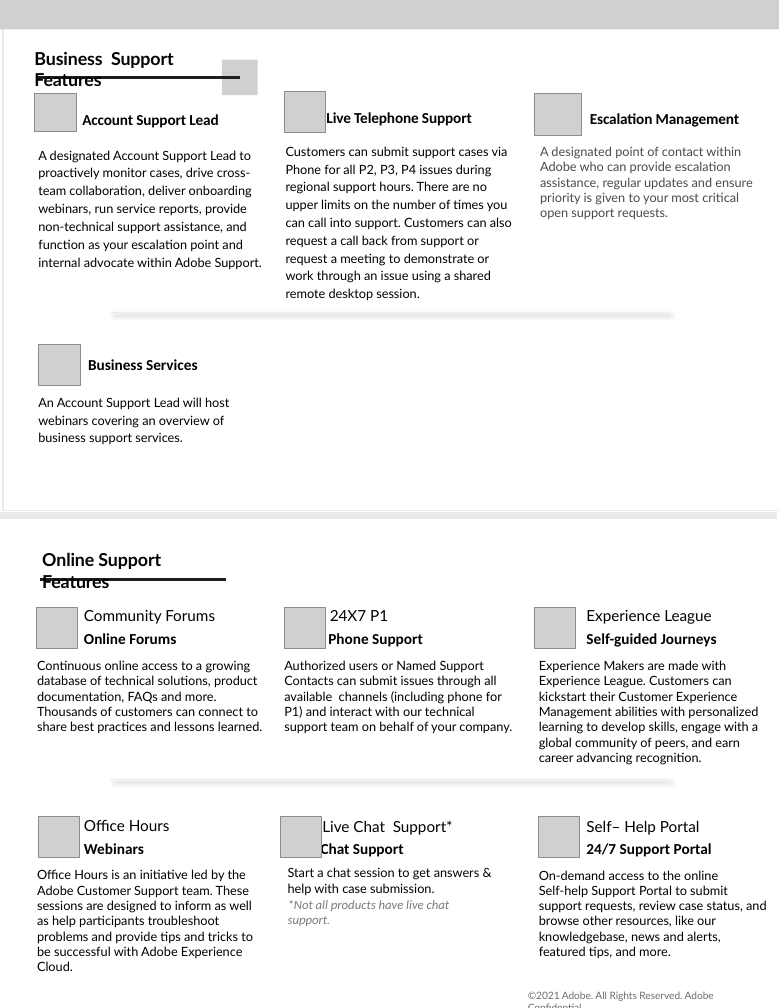
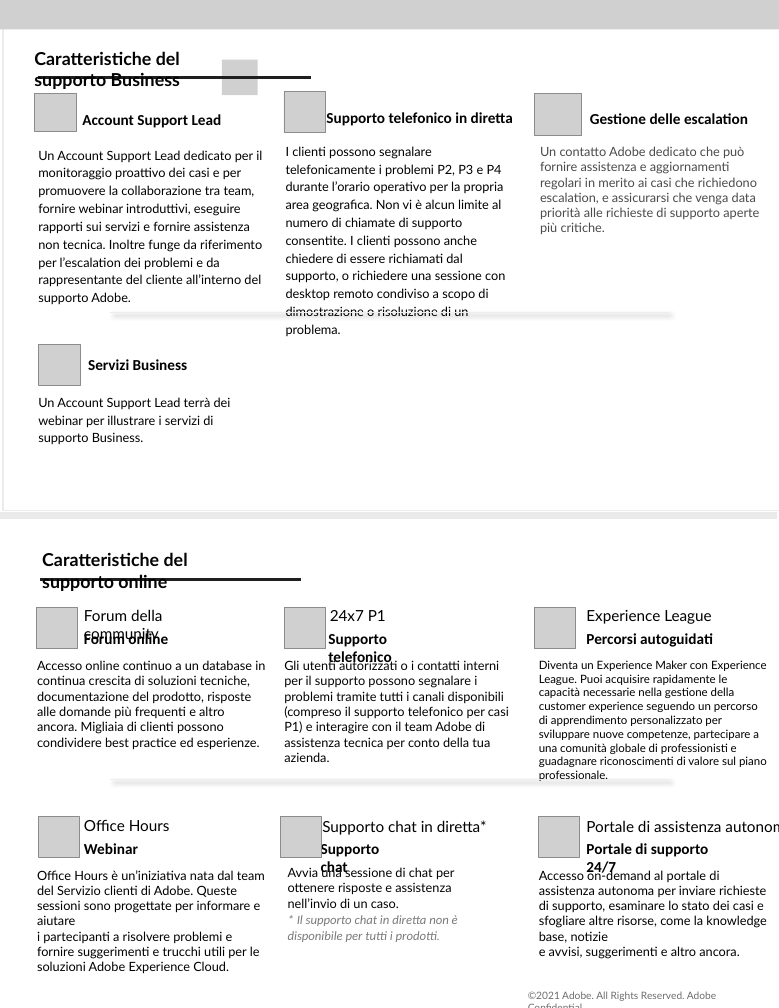
Before and after one commit to AdobeDocs/support-resources.it-IT, a slide deck: slide 2 of help/data-sheets/assets/BusinessSupportDatasheet.pptx. Drawn at 779x1008 pixels with LibreOffice and Linux fonts; fonts in the diff are those of the drawing; grey boxes stand for pictures; background and template pictures are left out. Boxes give left, top, right and bottom in pixels: in the first picture for what was removed or moved away, otherwise in the second. Text is boxed around its words. In the diff, an @@ line names an element or a change of style, - is before the commit and + after.

```diff
--- a/help/data-sheets/assets/BusinessSupportDatasheet.pptx
+++ b/help/data-sheets/assets/BusinessSupportDatasheet.pptx
@@ text at (34, 51, 180, 89): text changed @@
-Business Support Features
+Caratteristiche del supporto Business
@@ freeform shape: place and size @@
-freeform shape at (38, 78, 240, 78)
+freeform shape at (38, 78, 311, 82)
@@ text "Account Support Lead" at (82, 114, 222, 128): letter spacing -0.1 to 0 pt @@
@@ text at (326, 112, 513, 126): text changed @@
-Live Telephone Support
+Supporto telefonico in diretta
@@ text at (590, 113, 748, 124): text changed @@
-Escalation Management
+Gestione delle escalation
@@ text at (286, 146, 505, 336): text changed @@
-Customers can submit support cases via Phone for all P2, P3, P4 issues during regional support hours. There are no upper limits on the number of times you can call into support. Customers can also request a call back from support or request a meeting to demonstrate or work through an issue using a shared remote desktop session.
+I clienti possono segnalare telefonicamente i problemi P2, P3 e P4 durante l’orario operativo per la propria area geografica. Non vi è alcun limite al numero di chiamate di supporto consentite. I clienti possono anche chiedere di essere richiamati dal supporto, o richiedere una sessione con desktop remoto condiviso a scopo di dimostrazione o risoluzione di un problema.
@@ text at (540, 146, 759, 232): text changed @@
-A designated point of contact within Adobe who can provide escalation assistance, regular updates and ensure priority is given to your most critical open support requests.
+Un contatto Adobe dedicato che può fornire assistenza e aggiornamenti regolari in merito ai casi che richiedono escalation, e assicurarsi che venga data priorità alle richieste di supporto aperte più critiche.
@@ text at (38, 150, 262, 304): text changed @@
-A designated Account Support Lead to proactively monitor cases, drive cross-team collaboration, deliver onboarding webinars, run service reports, provide non-technical support assistance, and function as your escalation point and internal advocate within Adobe Support.
+Un Account Support Lead dedicato per il monitoraggio proattivo dei casi e per promuovere la collaborazione tra team, fornire webinar introduttivi, eseguire rapporti sui servizi e fornire assistenza non tecnica. Inoltre funge da riferimento per l’escalation dei problemi e da rappresentante del cliente all’interno del supporto Adobe.
@@ text at (88, 359, 188, 370): text changed @@
-Business Services
+Servizi Business
@@ text at (38, 397, 231, 444): text changed @@
-An Account Support Lead will host webinars covering an overview of business support services.
+Un Account Support Lead terrà dei webinar per illustrare i servizi di supporto Business.
@@ text at (42, 552, 188, 591): text changed @@
-Online Support Features
+Caratteristiche del supporto online
@@ freeform shape: place and size @@
-freeform shape at (40, 580, 225, 585)
+freeform shape at (40, 580, 301, 586)
@@ text at (84, 609, 162, 642): text changed @@
-Community Forums
+Forum della community
@@ text at (330, 610, 386, 621): text changed @@
-24X7 P1
+24x7 P1
@@ text at (84, 631, 168, 644): text changed @@
-Online Forums
+Forum online
@@ text at (284, 659, 509, 762): text changed; text colour #000000 to #020302 @@
-Authorized users or Named Support Contacts can submit issues through all available channels (including phone for P1) and interact with our technical support team on behalf of your company.
+Gli utenti autorizzati o i contatti interni per il supporto possono segnalare i problemi tramite tutti i canali disponibili (compreso il supporto telefonico per casi P1) e interagire con il team Adobe di assistenza tecnica per conto della tua azienda.
@@ text at (328, 634, 391, 667): text changed @@
-Phone Support
+Supporto telefonico
@@ text at (586, 633, 713, 647): text changed @@
-Self-guided Journeys
+Percorsi autoguidati
@@ text at (37, 660, 265, 750): text changed @@
-Continuous online access to a growing database of technical solutions, product documentation, FAQs and more. Thousands of customers can connect to share best practices and lessons learned.
+Accesso online continuo a un database in continua crescita di soluzioni tecniche, documentazione del prodotto, risposte alle domande più frequenti e altro ancora. Migliaia di clienti possono condividere best practice ed esperienze.
@@ text at (539, 660, 767, 767): text changed; size 10 to 9 pt @@
-Experience Makers are made with Experience League. Customers can kickstart their Customer Experience Management abilities with personalized learning to develop skills, engage with a global community of peers, and earn career advancing recognition.
+Diventa un Experience Maker con Experience League. Puoi acquisire rapidamente le capacità necessarie nella gestione della customer experience seguendo un percorso di apprendimento personalizzato per sviluppare nuove competenze, partecipare a una comunità globale di professionisti e guadagnare riconoscimenti di valore sul piano professionale.
@@ text at (322, 820, 417, 835): text changed @@
-Chat Support
+Supporto chat
@@ text at (84, 843, 138, 854): text changed @@
-Webinars
+Webinar
@@ text at (288, 866, 458, 942): text changed @@
-Start a chat session to get answers & help with case submission.
-*Not all products have live chat support.
+Avvia una sessione di chat per ottenere risposte e assistenza nell’invio di un caso.
+* Il supporto chat in diretta non è disponibile per tutti i prodotti.
@@ text at (539, 868, 767, 959): text changed @@
-On-demand access to the online
-Self-help Support Portal to submit support requests, review case status, and browse other resources, like our knowledgebase, news and alerts, featured tips, and more.
+Accesso on-demand al portale di assistenza autonoma per inviare richieste di supporto, esaminare lo stato dei casi e sfogliare altre risorse, come la knowledge base, notizie
+e avvisi, suggerimenti e altro ancora.
@@ text at (586, 843, 709, 877): text changed @@
-24/7 Support Portal
+Portale di supporto 24/7
@@ text at (37, 870, 265, 971): text changed @@
-Office Hours is an initiative led by the Adobe Customer Support team. These sessions are designed to inform as well as help participants troubleshoot problems and provide tips and tricks to be successful with Adobe Experience Cloud.
+Office Hours è un’iniziativa nata dal team del Servizio clienti di Adobe. Queste sessioni sono progettate per informare e aiutare
+i partecipanti a risolvere problemi e fornire suggerimenti e trucchi utili per le soluzioni Adobe Experience Cloud.
@@ text at (539, 870, 719, 895): text changed @@
-Self– Help Portal
+Portale di assistenza autonoma
@@ text at (306, 915, 426, 926): text changed @@
-Live Chat Support*
+Supporto chat in diretta*
@@ text "©2021 Adobe. All Rights Reserved. ..." at (528, 991, 716, 1001): letter spacing -0.1 to 0 pt @@
```
Also in this commit, not shown: 2 other slides changed, 7 other files.
